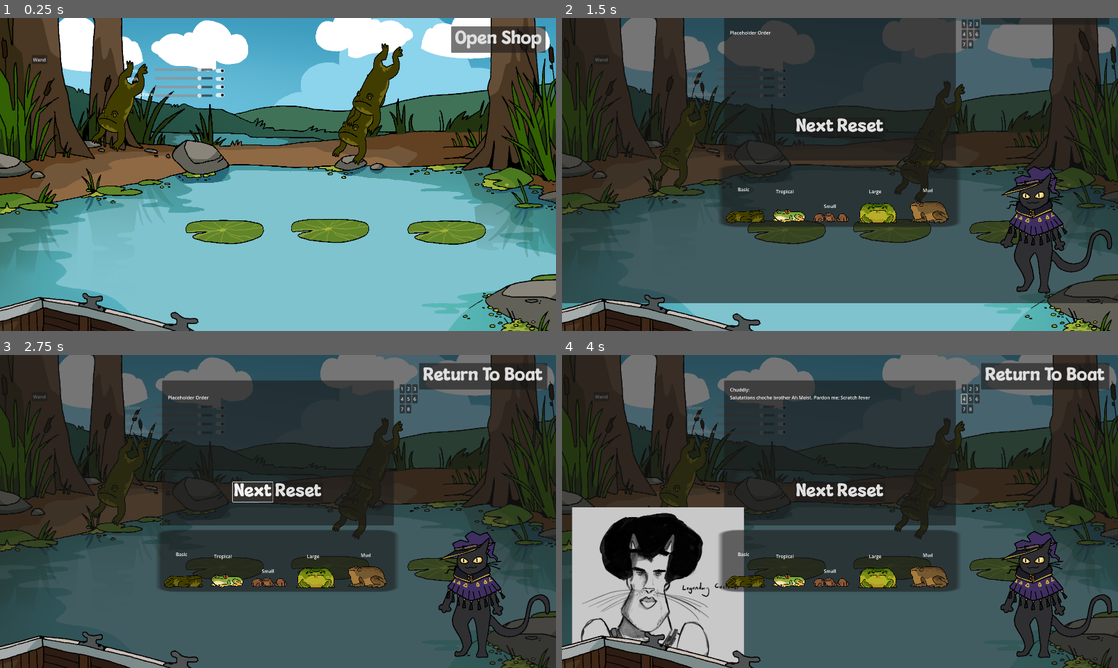
Above: before the commit, frames 1-4 (two rows, left to right).
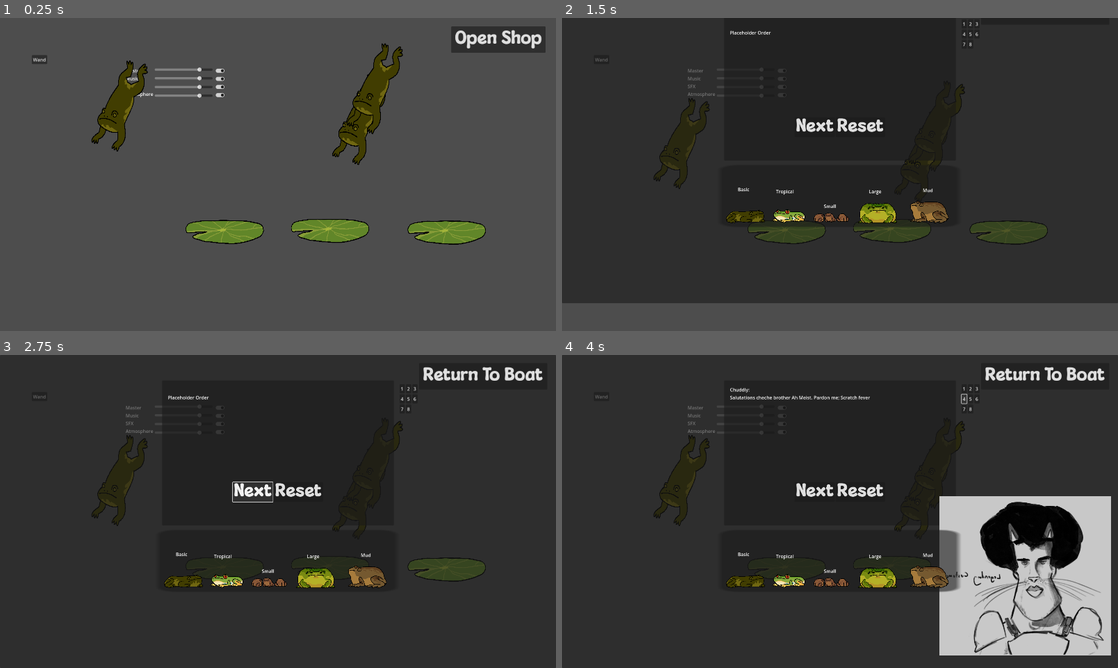
Above: after the commit, the same moments.

Repository: NotTom31/FroggeeToadems
Game: Godot game, scene res://Scenes/Levels/Test/brendan-testing.tscn
Two runs of this game, one before a commit and one after it. Both use one fixed random seed, a clock stepped at 60 frames per second and the inputs below. This scene is started directly instead of the project's main scene.
Inputs:
- Up to frame 1 (0.25 s): no input
- Up to frame 2 (1.5 s): click "Open Shop" at 0.5 s; click "Next" at 1.25 s
- Up to frame 3 (2.75 s): click "Next" at 2 s
- Up to frame 4 (4 s): click "1" at 2.75 s; click "4" at 3.5 s

The runs differ from the first frame. In frame 1, 90% of the frame differs, in the area x 0-100%, y 0-100%; in frame 2, 56%; in frame 3, 54%; in frame 4, 62%.

Commit message:
Added cat to background

Diff:
--- a/Code/Levels/main.gd
+++ b/Code/Levels/main.gd
@@ -4,6 +4,7 @@
 @onready var game_level = preload("res://Scenes/Levels/Test/Main-Scene-Tom.tscn") as PackedScene
 @onready var main_menu = preload("res://Scenes/UI/MainMenu.tscn") as PackedScene
 @export var sound_manager : SoundManager
+@export var background : Background
 
 var level_num : int
 
@@ -21,3 +22,15 @@
 
 func play_sound(name : String):
 	sound_manager.play_sfx(name)
+
+func play_shop_music(is_playing : bool):
+	sound_manager.shop_music(is_playing)
+
+func shopkeep_visible(is_visible : bool):
+	background.shopkeep_visible(is_visible)
+
+func shopkeep_talk(is_talk : bool):
+	pass
+
+func sell_frogs(froglist : String):
+	pass
--- a/Code/UI/main_menu.gd
+++ b/Code/UI/main_menu.gd
@@ -21,6 +21,7 @@
 	if get_tree().root.get_child(0) is Main:
 		get_tree().root.get_child(0).open_gameplay(0)
 		queue_free()
+		main.shopkeep_visible(true)
 	else:
 		print("go to Main scene")
 
--- a/Scenes/Environment/BGMovement.gd
+++ b/Scenes/Environment/BGMovement.gd
@@ -1,4 +1,5 @@
 extends Node2D
+class_name  Background
 
 var cloud_speed: float = 50.0
 var boat_bob_amplitude: float = 10.0
@@ -6,8 +7,15 @@
 
 @onready var clouds_layer: ParallaxLayer = $ParallaxBackground/Clouds
 @onready var boat_layer: ParallaxLayer = $ParallaxBackground2/Boat
+@onready var shopkeep: AnimatedSprite2D = $ParallaxBackground2/Boat/Shopkeep
 
 func _process(delta) -> void:
 	clouds_layer.motion_offset.x += cloud_speed * delta
 	var time_in_seconds = Time.get_ticks_msec() / 1000.0
 	boat_layer.motion_offset.y = boat_bob_amplitude * sin(time_in_seconds * boat_bob_speed)
+
+func shopkeep_visible(is_visible : bool):
+	shopkeep.visible = is_visible
+
+func _ready() -> void:
+	shopkeep_visible(false)
--- a/Scenes/Environment/Background.tscn
+++ b/Scenes/Environment/Background.tscn
@@ -1,10 +1,31 @@
-[gd_scene load_steps=6 format=3 uid="uid://d25bf5qdgn1h5"]
+[gd_scene load_steps=9 format=3 uid="uid://d25bf5qdgn1h5"]
 
 [ext_resource type="Texture2D" uid="uid://cc1xaaeiuebob" path="res://Assets/Art/Background/swamp_bg.png" id="1_jx6j7"]
 [ext_resource type="Script" path="res://Scenes/Environment/BGMovement.gd" id="1_ytghr"]
 [ext_resource type="Texture2D" uid="uid://dnqgahd5c5vr0" path="res://Assets/Art/Background/swamp_boat.png" id="2_71lmq"]
 [ext_resource type="Texture2D" uid="uid://g8ana2dxoy5j" path="res://Assets/Art/Background/swamp_clouds.png" id="3_wpigx"]
 [ext_resource type="Texture2D" uid="uid://dxsm7miy15646" path="res://Assets/Art/Background/swamp_sky.png" id="4_84yqa"]
+[ext_resource type="Texture2D" uid="uid://c1mxqvoh2dh0o" path="res://Assets/Art/Characters/CAT mc 2.png" id="6_byos4"]
+[ext_resource type="Texture2D" uid="uid://xrmv1ydbsl0b" path="res://Assets/Art/Characters/CAT mc 1.png" id="7_ra4un"]
+
+[sub_resource type="SpriteFrames" id="SpriteFrames_bvgmh"]
+animations = [{
+"frames": [{
+"duration": 1.0,
+"texture": ExtResource("6_byos4")
+}],
+"loop": true,
+"name": &"default",
+"speed": 5.0
+}, {
+"frames": [{
+"duration": 1.0,
+"texture": ExtResource("7_ra4un")
+}],
+"loop": true,
+"name": &"talk",
+"speed": 5.0
+}]
 
 [node name="Background" type="Node2D"]
 script = ExtResource("1_ytghr")
@@ -52,3 +73,10 @@
 position = Vector2(386, 980)
 scale = Vector2(0.335, 0.335)
 texture = ExtResource("2_71lmq")
+
+[node name="Shopkeep" type="AnimatedSprite2D" parent="ParallaxBackground2/Boat"]
+z_index = 4
+position = Vector2(220, 933)
+scale = Vector2(0.4, 0.4)
+sprite_frames = SubResource("SpriteFrames_bvgmh")
+flip_h = true
--- a/Scenes/Levels/Main.tscn
+++ b/Scenes/Levels/Main.tscn
@@ -1,12 +1,16 @@
-[gd_scene load_steps=4 format=3 uid="uid://dvtali2vs2aak"]
+[gd_scene load_steps=5 format=3 uid="uid://dvtali2vs2aak"]
 
 [ext_resource type="Script" path="res://Code/Levels/main.gd" id="1_aqv4j"]
 [ext_resource type="PackedScene" uid="uid://snde5c6srxnl" path="res://Scenes/Shop_Merchant_Placeholder/canvas_settings.tscn" id="2_4fif5"]
 [ext_resource type="PackedScene" uid="uid://cwk0xas0ckfjo" path="res://Scenes/UI/MainMenu.tscn" id="2_aetre"]
+[ext_resource type="PackedScene" uid="uid://d25bf5qdgn1h5" path="res://Scenes/Environment/Background.tscn" id="2_xhy1p"]
 
-[node name="Main" type="Node2D" node_paths=PackedStringArray("sound_manager")]
+[node name="Main" type="Node2D" node_paths=PackedStringArray("sound_manager", "background")]
 script = ExtResource("1_aqv4j")
 sound_manager = NodePath("Canvas_Pause/Menu/SettingsMenu/Panel/MarginContainer2/HBoxContainer/SoundManager")
+background = NodePath("Background")
+
+[node name="Background" parent="." instance=ExtResource("2_xhy1p")]
 
 [node name="Canvas_Menu" type="CanvasLayer" parent="."]
 
@@ -24,6 +28,7 @@
 theme_override_colors/font_outline_color = Color(0, 0, 0, 1)
 theme_override_constants/outline_size = 10
 
+[editable path="Background"]
 [editable path="Canvas_Menu/Main Menu"]
 [editable path="Canvas_Pause"]
 [editable path="Canvas_Pause/Open_Button"]
--- a/Scenes/Levels/Test/Main-Scene-Tom.tscn
+++ b/Scenes/Levels/Test/Main-Scene-Tom.tscn
@@ -1,9 +1,8 @@
-[gd_scene load_steps=10 format=3 uid="uid://cog6dh2xtn66n"]
+[gd_scene load_steps=9 format=3 uid="uid://cog6dh2xtn66n"]
 
 [ext_resource type="Script" path="res://Code/Managers/LevelManager.gd" id="1_fwoa8"]
 [ext_resource type="PackedScene" uid="uid://bt7d6gfh7wrho" path="res://Scenes/Managers/MagicManager.tscn" id="2_k1b8b"]
 [ext_resource type="PackedScene" uid="uid://i6igjyki2wqp" path="res://Scenes/Shop_Merchant_Placeholder/canvas_shop.tscn" id="2_llarb"]
-[ext_resource type="PackedScene" uid="uid://d25bf5qdgn1h5" path="res://Scenes/Environment/Background.tscn" id="2_v13fq"]
 [ext_resource type="PackedScene" uid="uid://mv06512gy8op" path="res://Scenes/lillypad.tscn" id="3_fwopu"]
 [ext_resource type="PackedScene" uid="uid://ceqymore53p77" path="res://Scenes/Legacy/temp_ground.tscn" id="3_iya8w"]
 [ext_resource type="PackedScene" uid="uid://dmr6oqf0ghcpp" path="res://Scenes/UI/Wand.tscn" id="3_t5ep4"]
@@ -23,8 +22,6 @@
 offset_top = 128.0
 offset_right = 110.0
 offset_bottom = 128.0
-
-[node name="Background" parent="." instance=ExtResource("2_v13fq")]
 
 [node name="Canvas_Shop" parent="." instance=ExtResource("2_llarb")]
 
--- a/Scenes/Levels/Test/sound_manager.gd
+++ b/Scenes/Levels/Test/sound_manager.gd
@@ -93,35 +93,46 @@
 func change_music_layer(layer : int):
 	match layer:
 		0:
+			AudioServer.set_bus_mute(musicbus1, false)
+			AudioServer.set_bus_mute(musicbus2, true)
+			AudioServer.set_bus_mute(musicbus3, true)
+			AudioServer.set_bus_mute(musicbus4, true)
+			AudioServer.set_bus_mute(musicbus5, true)
+		1:
+			AudioServer.set_bus_mute(musicbus1, false)
+			AudioServer.set_bus_mute(musicbus2, false)
+			AudioServer.set_bus_mute(musicbus3, true)
+			AudioServer.set_bus_mute(musicbus4, true)
+			AudioServer.set_bus_mute(musicbus5, true)
+		2:
+			AudioServer.set_bus_mute(musicbus1, false)
+			AudioServer.set_bus_mute(musicbus2, false)
+			AudioServer.set_bus_mute(musicbus3, false)
+			AudioServer.set_bus_mute(musicbus4, true)
+			AudioServer.set_bus_mute(musicbus5, true)
+		3:
+			AudioServer.set_bus_mute(musicbus1, false)
+			AudioServer.set_bus_mute(musicbus2, false)
+			AudioServer.set_bus_mute(musicbus3, false)
+			AudioServer.set_bus_mute(musicbus4, false)
+			AudioServer.set_bus_mute(musicbus5, true)
+		4:
+			AudioServer.set_bus_mute(musicbus1, false)
 			AudioServer.set_bus_mute(musicbus2, false)
 			AudioServer.set_bus_mute(musicbus3, false)
 			AudioServer.set_bus_mute(musicbus4, false)
 			AudioServer.set_bus_mute(musicbus5, false)
-		1:
-			AudioServer.set_bus_mute(musicbus2, true)
-			AudioServer.set_bus_mute(musicbus3, false)
-			AudioServer.set_bus_mute(musicbus4, false)
-			AudioServer.set_bus_mute(musicbus5, false)
-		2:
-			AudioServer.set_bus_mute(musicbus2, true)
-			AudioServer.set_bus_mute(musicbus3, true)
-			AudioServer.set_bus_mute(musicbus4, false)
-			AudioServer.set_bus_mute(musicbus5, false)
-		3:
-			AudioServer.set_bus_mute(musicbus2, true)
-			AudioServer.set_bus_mute(musicbus3, true)
-			AudioServer.set_bus_mute(musicbus4, true)
-			AudioServer.set_bus_mute(musicbus5, false)
-		4:
-			AudioServer.set_bus_mute(musicbus2, true)
-			AudioServer.set_bus_mute(musicbus3, true)
-			AudioServer.set_bus_mute(musicbus4, true)
-			AudioServer.set_bus_mute(musicbus5, true)
 		_:
 			print("Music layer out of bounds")
 
 func shop_music(is_playing : bool):
-	AudioServer.set_bus_mute(shopbus, is_playing)
+	AudioServer.set_bus_mute(shopbus, !is_playing)
+	if(is_playing):
+		AudioServer.set_bus_mute(musicbus1, true)
+		AudioServer.set_bus_mute(musicbus2, true)
+		AudioServer.set_bus_mute(musicbus3, true)
+		AudioServer.set_bus_mute(musicbus4, true)
+		AudioServer.set_bus_mute(musicbus5, true)
 
 # master bus manager
 # idk get val from slider? not sure tbh
--- a/Scenes/Shop_Merchant_Placeholder/canvas_shop.gd
+++ b/Scenes/Shop_Merchant_Placeholder/canvas_shop.gd
@@ -15,6 +15,8 @@
 	$Open_Button.visible = true
 
 func _on_open_button_pressed() -> void:
+	if get_tree().root.get_child(0) is Main:
+		get_tree().root.get_child(0).play_shop_music(true)
 	animation.play("Transition_In")
 	$Open_Button.visible = false
 	get_tree().paused = true
@@ -23,3 +25,5 @@
 	if anim_name == "Transition_Out":
 		# Unpause the game after the "Transition_Out" animation finishes
 		get_tree().paused = false
+		if get_tree().root.get_child(0) is Main:
+			get_tree().root.get_child(0).play_shop_music(false)
--- a/Scenes/UI/MainMenu.tscn
+++ b/Scenes/UI/MainMenu.tscn
@@ -1,7 +1,6 @@
-[gd_scene load_steps=5 format=3 uid="uid://cwk0xas0ckfjo"]
+[gd_scene load_steps=4 format=3 uid="uid://cwk0xas0ckfjo"]
 
 [ext_resource type="Script" path="res://Code/UI/main_menu.gd" id="1_dnbkw"]
-[ext_resource type="PackedScene" uid="uid://d25bf5qdgn1h5" path="res://Scenes/Environment/Background.tscn" id="2_1357h"]
 [ext_resource type="FontFile" uid="uid://bg5wgh22jq31n" path="res://Assets/Fonts/MouldyCheeseRegular-WyMWG.ttf" id="3_dvdev"]
 [ext_resource type="PackedScene" uid="uid://baeaj55y6xd38" path="res://Scenes/UI/BlankButton.tscn" id="3_stxqm"]
 
@@ -13,9 +12,6 @@
 grow_horizontal = 2
 grow_vertical = 2
 script = ExtResource("1_dnbkw")
-
-[node name="Background" parent="." instance=ExtResource("2_1357h")]
-position = Vector2(305, 394)
 
 [node name="MarginContainer" type="MarginContainer" parent="."]
 layout_mode = 1
--- a/Scenes/UI/ShopScreen.tscn
+++ b/Scenes/UI/ShopScreen.tscn
@@ -1,9 +1,7 @@
-[gd_scene load_steps=28 format=3 uid="uid://cvtntsg168do7"]
+[gd_scene load_steps=25 format=3 uid="uid://cvtntsg168do7"]
 
 [ext_resource type="Script" path="res://Scenes/UI/shop_screen.gd" id="1_cb10l"]
-[ext_resource type="Texture2D" uid="uid://c1mxqvoh2dh0o" path="res://Assets/Art/Characters/CAT mc 2.png" id="2_s28g5"]
 [ext_resource type="Texture2D" uid="uid://bpsciivj2iixp" path="res://Assets/Art/Temp/Cats/ChadCat.png" id="3_h7exv"]
-[ext_resource type="Texture2D" uid="uid://xrmv1ydbsl0b" path="res://Assets/Art/Characters/CAT mc 1.png" id="3_lq388"]
 [ext_resource type="PackedScene" uid="uid://baeaj55y6xd38" path="res://Scenes/UI/BlankButton.tscn" id="4_xtrl7"]
 [ext_resource type="Texture2D" uid="uid://g312f37lgn0m" path="res://Assets/Art/Characters/Customer3.png" id="5_raguu"]
 [ext_resource type="Texture2D" uid="uid://dmbp5uydwdtmg" path="res://Assets/Art/Temp/Cats/eyecat.png" id="5_rs11m"]
@@ -18,25 +16,6 @@
 [ext_resource type="Texture2D" uid="uid://dc4o64v0upcbd" path="res://Assets/Art/Frogs/resting/04_rest.png" id="16_nvjjp"]
 [ext_resource type="Texture2D" uid="uid://gnxwxsklcb51" path="res://Assets/Art/Frogs/resting/05_rest.png" id="17_n7g6i"]
 
-[sub_resource type="SpriteFrames" id="SpriteFrames_kpgtb"]
-animations = [{
-"frames": [{
-"duration": 1.0,
-"texture": ExtResource("2_s28g5")
-}],
-"loop": true,
-"name": &"default",
-"speed": 5.0
-}, {
-"frames": [{
-"duration": 1.0,
-"texture": ExtResource("3_lq388")
-}],
-"loop": true,
-"name": &"talk",
-"speed": 5.0
-}]
-
 [sub_resource type="SpriteFrames" id="SpriteFrames_c34nb"]
 animations = [{
 "frames": [{
@@ -176,11 +155,6 @@
 grow_horizontal = 2
 grow_vertical = 2
 script = ExtResource("1_cb10l")
-
-[node name="Shopkeep" type="AnimatedSprite2D" parent="."]
-position = Vector2(1702, 827)
-scale = Vector2(0.4, 0.4)
-sprite_frames = SubResource("SpriteFrames_kpgtb")
 
 [node name="Panel" type="Panel" parent="."]
 layout_mode = 1
@@ -284,49 +258,57 @@
 
 [node name="PlagueCat" type="AnimatedSprite2D" parent="."]
 visible = false
-position = Vector2(343, 859)
+position = Vector2(1611, 820.5)
 scale = Vector2(1.9, 1.9)
 sprite_frames = SubResource("SpriteFrames_c34nb")
+flip_h = true
 
 [node name="Maskcat" type="AnimatedSprite2D" parent="."]
 visible = false
-position = Vector2(338, 843)
+position = Vector2(1606, 804.5)
 scale = Vector2(0.6, 0.6)
 sprite_frames = SubResource("SpriteFrames_xnwrk")
+flip_h = true
 
 [node name="Purrzerk" type="AnimatedSprite2D" parent="."]
 visible = false
-position = Vector2(256, 869)
+position = Vector2(1524, 830.5)
 sprite_frames = SubResource("SpriteFrames_t8tpb")
+flip_h = true
 
 [node name="ChadCat" type="AnimatedSprite2D" parent="."]
 visible = false
-position = Vector2(331, 801)
+position = Vector2(1599, 762.5)
 scale = Vector2(0.8, 0.8)
 sprite_frames = SubResource("SpriteFrames_jcc2p")
+flip_h = true
 
 [node name="WeirdGuy" type="AnimatedSprite2D" parent="."]
 visible = false
-position = Vector2(296, 814)
+position = Vector2(1564, 775.5)
 scale = Vector2(0.4, 0.4)
 sprite_frames = SubResource("SpriteFrames_82u7m")
+flip_h = true
 
 [node name="Void" type="AnimatedSprite2D" parent="."]
 visible = false
-position = Vector2(293, 704)
+position = Vector2(1561, 665.5)
 scale = Vector2(0.5, 0.5)
 sprite_frames = SubResource("SpriteFrames_wkbol")
+flip_h = true
 
 [node name="Gorf" type="AnimatedSprite2D" parent="."]
 visible = false
-position = Vector2(373, 892)
+position = Vector2(1641, 853.5)
 scale = Vector2(0.5, 0.5)
 sprite_frames = SubResource("SpriteFrames_sb6ov")
+flip_h = true
 
 [node name="Eyecat" type="AnimatedSprite2D" parent="."]
 visible = false
-position = Vector2(299, 814)
+position = Vector2(1567, 775.5)
 sprite_frames = SubResource("SpriteFrames_8doj2")
+flip_h = true
 
 [node name="VBoxContainer" type="VBoxContainer" parent="."]
 layout_mode = 0
--- a/Scenes/UI/shop_screen.gd
+++ b/Scenes/UI/shop_screen.gd
@@ -1,3 +1,4 @@
+class_name ShopScreen
 extends Node
 
 var customers_text = [
